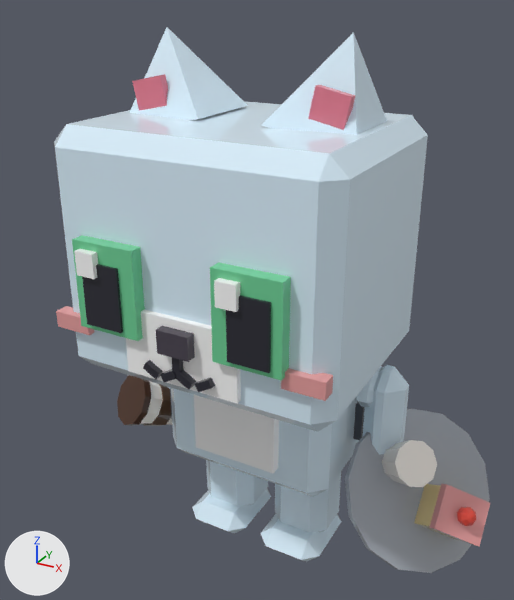
Before and after pictures for a commit that changed the glTF model assets/cat-cafe/exports/CatCafe_Cat_SnowLeopard_Work.glb.
Rendered twice from a camera (50 mm lens) standing at (1.09, -2.17, 2.04) and looking at (-0.09, -0.02, 0.96). Arrows for +X, +Y and +Z are at lower left; the lights stay in place. The picture after the commit comes second.

Objects in the first picture: 'CatCafe_Cat_SnowLeopard_Work_Body', 'CatCafe_Cat_SnowLeopard_Work_EarL', 'CatCafe_Cat_SnowLeopard_Work_EarR', 'CatCafe_Cat_SnowLeopard_Work_Eye1', 'CatCafe_Cat_SnowLeopard_Work_Eye2', 'CatCafe_Cat_SnowLeopard_Work_Head', 'CatCafe_Cat_SnowLeopard_Work_Held_Barista', 'CatCafe_Cat_SnowLeopard_Work_Held_Waiter', 'CatCafe_Cat_SnowLeopard_Work_LegB1', 'CatCafe_Cat_SnowLeopard_Work_LegB2', 'CatCafe_Cat_SnowLeopard_Work_LegF1'.
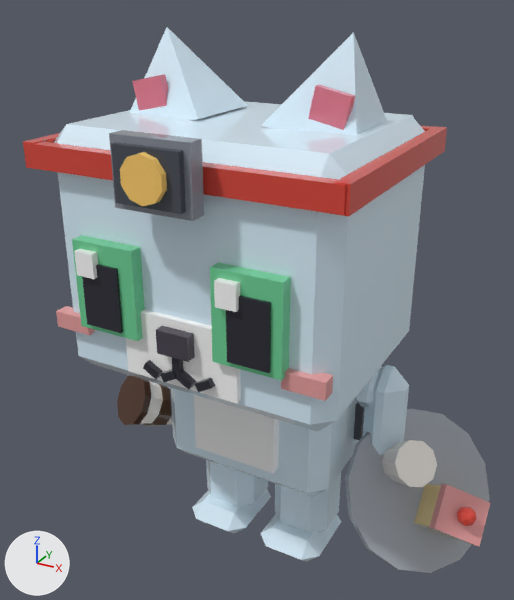
Location of each change, (x1, y1, x2, y2) in pixels of the pictures (514 x 600 px):
'CatCafe_Cat_SnowLeopard_Work_Prop2', added: after (23, 126, 447, 221)
'CatCafe_Cat_SnowLeopard_Work_Lamp_Glow', added (orange): after (120, 152, 167, 206)

The change, as a diff of the scene's bpy script:
```diff
--- a/assets/cat-cafe/exports/CatCafe_Cat_SnowLeopard_Work.glb.py
+++ b/assets/cat-cafe/exports/CatCafe_Cat_SnowLeopard_Work.glb.py
@@ me_catcafe_cat_snowleopard_work_prop2 @@
+me_catcafe_cat_snowleopard_work_prop2.from_pydata(...)  # a box spanning x -0.501..0.501, y 0.213..0.255, z 0.584..0.657; a box spanning x -0.501..0.501, y -0.578..-0.536, z 0.584..0.657; a box spanning x -0.511..-0.47, y -0.572..0.249, z 0.582..0.659; a box spanning x 0.47..0.511, y -0.572..0.249, z 0.582..0.659; a box spanning x -0.103..0.103, y -0.665..-0.562, z 0.553..0.708; a box spanning x -0.124..0.124, y -0.645..-0.593, z 0.533..0.729
+me_catcafe_cat_snowleopard_work_prop2.materials.append(mat_catcafe_palette)
@@ me_catcafe_cat_snowleopard_work_lamp_glow @@
+me_catcafe_cat_snowleopard_work_lamp_glow.from_pydata(...)  # a 10-sided cylinder along y spanning x -0.0638..0.0638, y -0.0207..0.0103, z -0.0671..0.0671
+me_catcafe_cat_snowleopard_work_lamp_glow.materials.append(mat_catcafe_palette)
@@ ob_catcafe_cat_snowleopard_work_prop2 @@
+ob_catcafe_cat_snowleopard_work_prop2 = bpy.data.objects.new('CatCafe_Cat_SnowLeopard_Work_Prop2', me_catcafe_cat_snowleopard_work_prop2)
+ob_catcafe_cat_snowleopard_work_prop2.location = (0.0, -0.095, 0.969)
@@ ob_catcafe_cat_snowleopard_work_lamp_glow @@
+ob_catcafe_cat_snowleopard_work_lamp_glow = bpy.data.objects.new('CatCafe_Cat_SnowLeopard_Work_Lamp_Glow', me_catcafe_cat_snowleopard_work_lamp_glow)
+ob_catcafe_cat_snowleopard_work_lamp_glow.location = (0.0, -0.76, 1.6)
```
